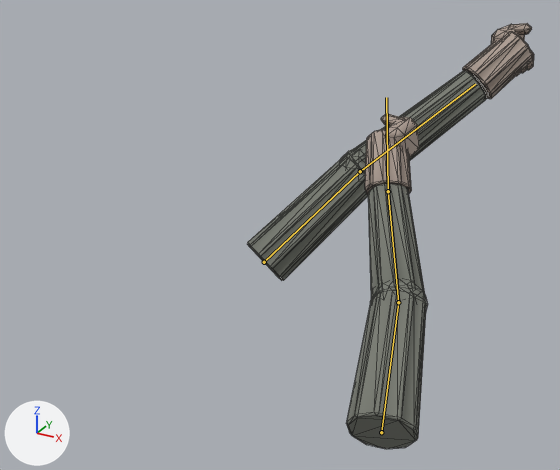
Renders of the glTF model public/assets/models/fp_arms.glb from each side of a commit.
Both versions are drawn from a camera (50 mm lens) standing at (0.319, -1.401, 0.27) and looking at (-0.344, -0.195, -0.333). Every picture has the same lights, and +X, +Y and +Z are marked at lower left. The older version comes first. Both versions are drawn at frame 13 of the action 'melee'; the numbers are the values there. The bones that change, and the others that lie on the model, are drawn over the model as lines. Mesh edges are drawn as thin lines.

In view in the first picture: 'fp_arms'.
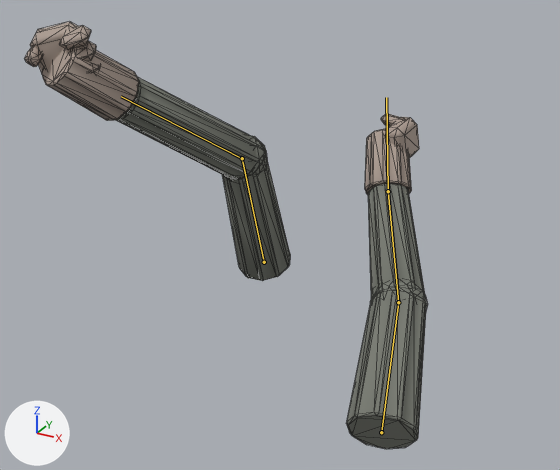
The change in detail:
Bone 'upperarm_l' (bone_upperarm_l) turns from (0, 0, 0) to (68, 0, -8) degrees about its own x, y and z.
Bone 'forearm_l' (bone_forearm_l) turns from (0, 0, 0) to (36, 0, 0) degrees about its own x, y and z.

Pixel boxes (x1, y1, x2, y2) of what changed, in the pictures (560 x 470 px):
'fp_arms', posed (40% wider)
    before: (247, 23, 534, 449)
    after: (25, 22, 428, 449)
bone 'upperarm_l', root to tip
    before: (264, 262) to (360, 171)
    after: (264, 262) to (242, 158)
bone 'forearm_l', root to tip
    before: (360, 171) to (475, 84)
    after: (242, 158) to (121, 96)
